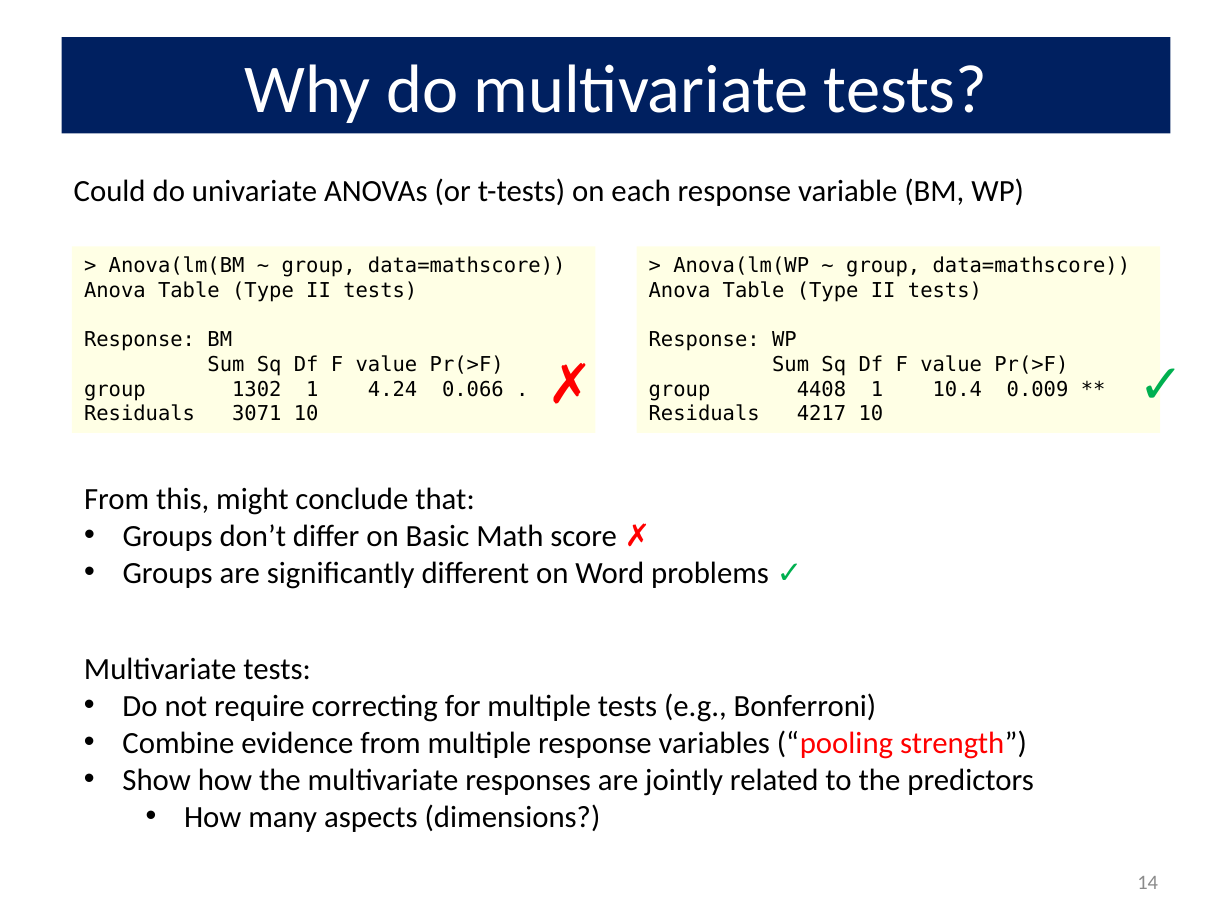
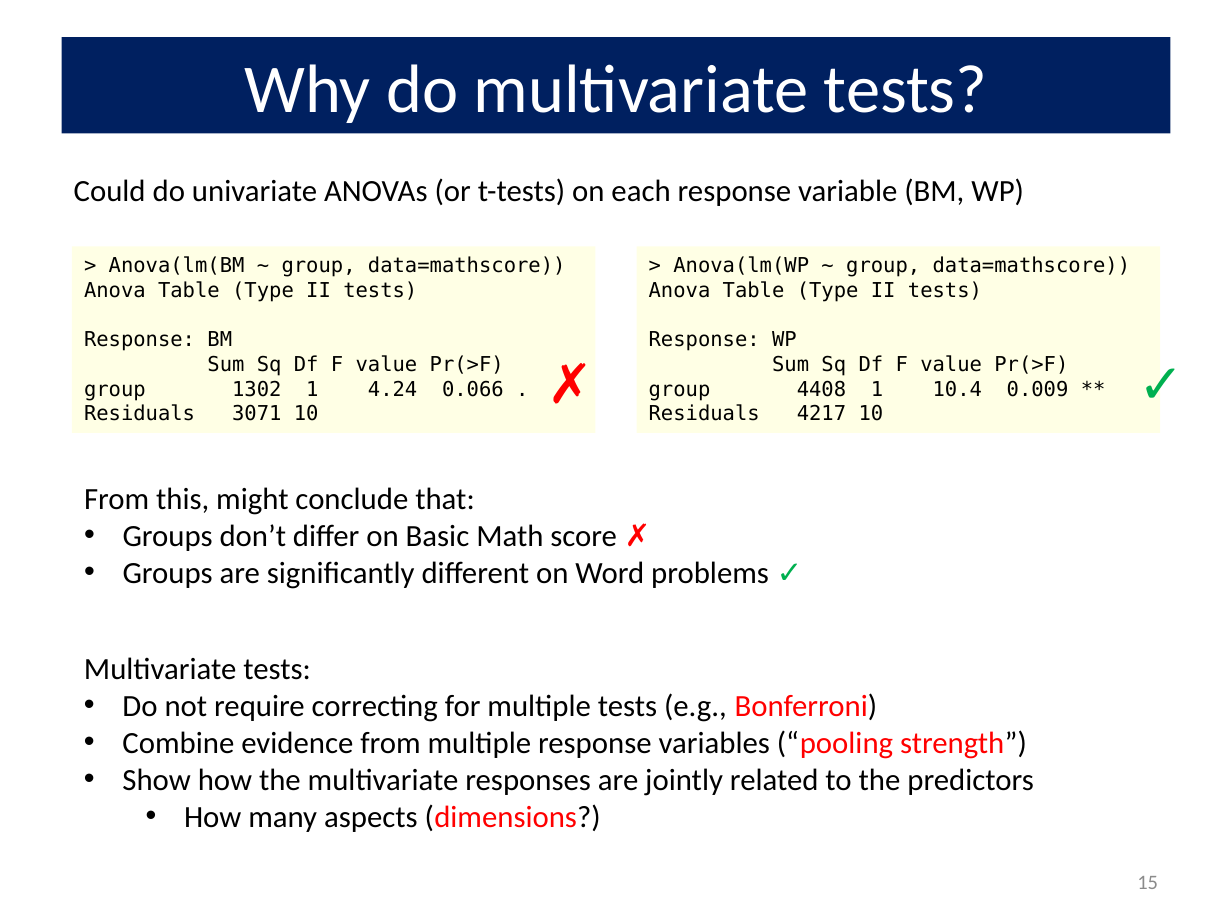
Before and after one commit to friendly/VisMLM-course, a slide deck: slide 15 of lectures/lecture2.pptx (slide 14 before the commit). Drawn at 1232x924 pixels with LibreOffice and Linux fonts; fonts in the diff are those of the drawing. Boxes give left, top, right and bottom in pixels: in the first picture for what was removed or moved away, otherwise in the second. Text is boxed around its words. In the diff, an @@ line names an element or a change of style, - is before the commit and + after.

```diff
--- a/lectures/lecture2.pptx
+++ b/lectures/lecture2.pptx
@@ text at (122, 693, 878, 832): text colour #000000 to #FF0000 in "Bonferroni)", "(dimensions?)" @@
@@ page number at (1137, 876, 1158, 889): text changed @@
-14
+15
```
Also in this commit, not shown: 3 other slides changed, 1 slide added, 6 other files.
